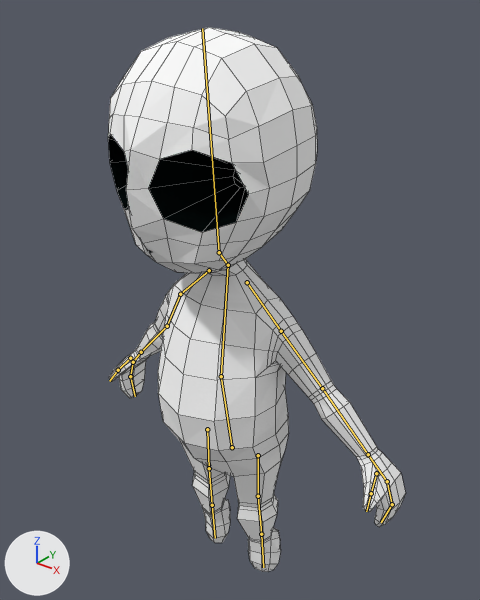
A saved change to the Blender file assets/new_ghost/ghost.blend.
Camera for both pictures: a 50 mm lens placed at (0.949, -1.069, 1.62), pointed at (0.035, 0.074, 0.912). The lights are fixed; the arrows at lower left show +X, +Y and +Z. The bones that bend it are drawn over the model as lines. Mesh edges are drawn as thin lines.

The first picture shows 'Rigging'.
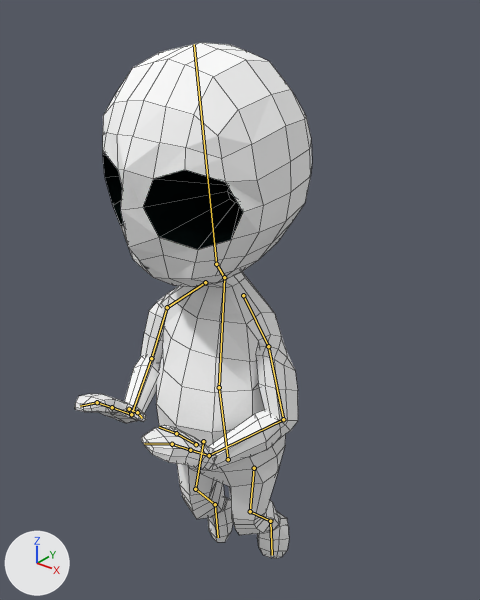
The newer file adds an action. The first version stands in its rest pose; the second is drawn at frame 25 of the action 'Charge_force'.

Changed parts and their boxes [x1, y1, x2, y2] in the pictures (480 x 600 px):
'Rigging', posed (20% narrower)
    before: [108, 27, 406, 572]
    after: [74, 42, 312, 558]
bone 'Belly', root to tip
    before: (232, 447) to (221, 376)
    after: (228, 459) to (219, 387)
bone 'Chest', root to tip
    before: (221, 376) to (228, 265)
    after: (219, 387) to (224, 277)
bone 'Head', root to tip
    before: (219, 252) to (202, 28)
    after: (216, 264) to (194, 44)
bone 'Shoulder.L', root to tip
    before: (247, 282) to (281, 331)
    after: (243, 295) to (268, 346)
bone 'Shoulder.R', root to tip
    before: (209, 270) to (180, 294)
    after: (205, 282) to (167, 307)

What the commit changed:
Bone 'Belly' (bone_belly) moves from (0.0, 0.0, 0.0) to (0.0, -0.085, -0.076).
Bone 'Belly' (bone_belly) turns from (0, 0, 0) to (2, 0, 0) degrees about its own x, y and z.
Bone 'Chest' (bone_chest) turns from (0, 0, 0) to (-1, 0, 0) degrees about its own x, y and z.
Bone 'Head' (bone_head) turns from (0, 0, 0) to (-2, 0, 0) degrees about its own x, y and z.
Bone 'Shoulder.L' (bone_shoulder_l) turns from (0, 0, 0) to (-16, 0, -4) degrees about its own x, y and z.
Bone 'Shoulder.R' (bone_shoulder_r) turns from (0, 0, 0) to (-16, 0, 3) degrees about its own x, y and z.
Bone 'Leg_ctrl.L' (bone_leg_ctrl_l) moves from (0.0, 0.0, 0.0) to (0.012, -0.158, 0.032).
Bone 'Knee_ctrl.L' (bone_knee_ctrl_l) moves from (0.0, 0.0, 0.0) to (0.061, 0.0, -0.012).
Bone 'Leg_ctrl.R' (bone_leg_ctrl_r) moves from (0.0, 0.0, 0.0) to (-0.037, 0.0, 0.03).
Bone 'Knee_ctrl.R' (bone_knee_ctrl_r) moves from (0.0, 0.0, 0.0) to (-0.183, 0.0, 0.0).
Bone 'HandIK.L' (bone_handik_l) moves from (0.0, 0.0, 0.0) to (-0.839, -0.9, 0.109).
Bone 'HandRotation.L' (bone_handrotation_l) turns from (0, 0, 0) to (-112, -42, -23) degrees about its own x, y and z.
Bone 'FingersControl.L' (bone_fingerscontrol_l) turns from (0, 0, 0) to (0, 0, -22) degrees about its own x, y and z.
Bone 'HandIK.R' (bone_handik_r) moves from (0.0, 0.0, 0.0) to (0.839, -0.9, 0.109).
Bone 'HandRotation.R' (bone_handrotation_r) turns from (0, 0, 0) to (-112, 42, 23) degrees about its own x, y and z.
Bone 'FingersControl.R' (bone_fingerscontrol_r) turns from (0, 0, 0) to (0, 0, 23) degrees about its own x, y and z.
Bone 'Elbow_ctrl.L' (bone_elbow_ctrl_l) moves from (0.0, 0.0, 0.0) to (1.261, -0.978, -0.034).
Bone 'Elbow_ctrl.R' (bone_elbow_ctrl_r) moves from (0.0, 0.0, 0.0) to (-1.352, -0.978, 0.047).
